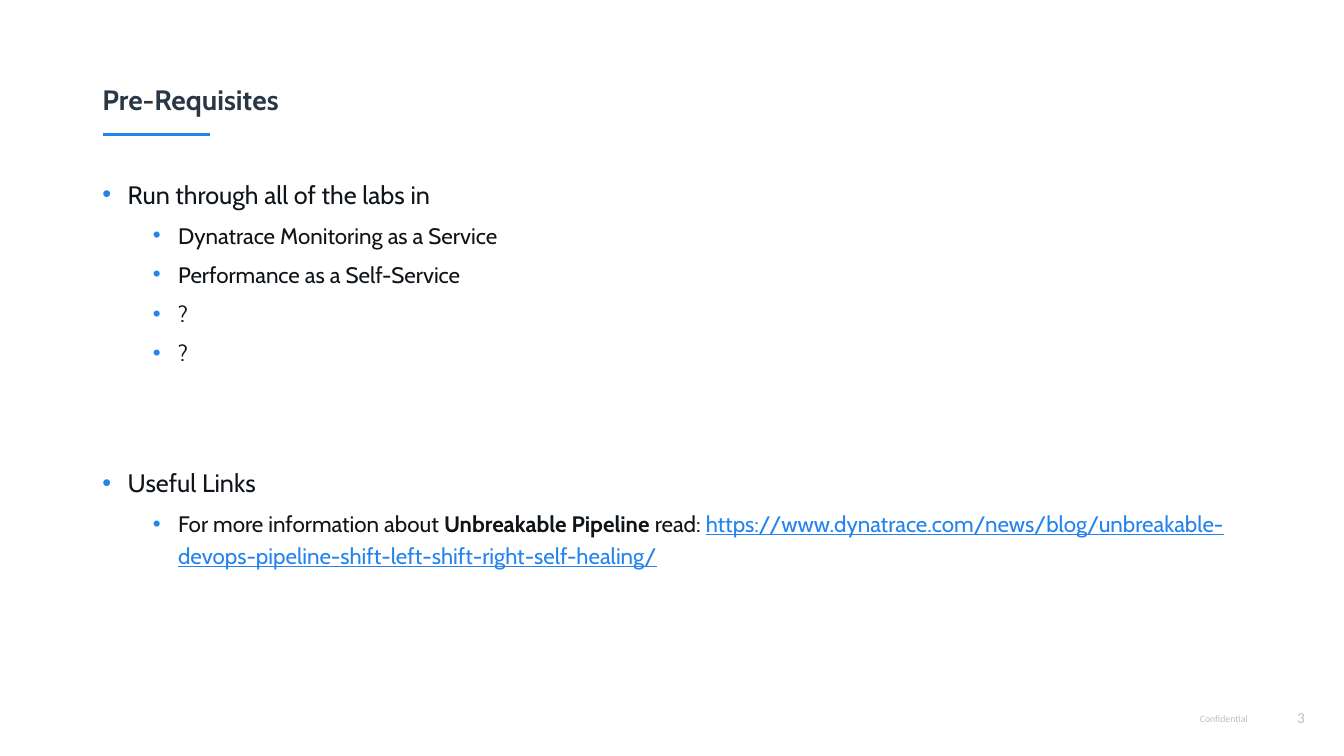
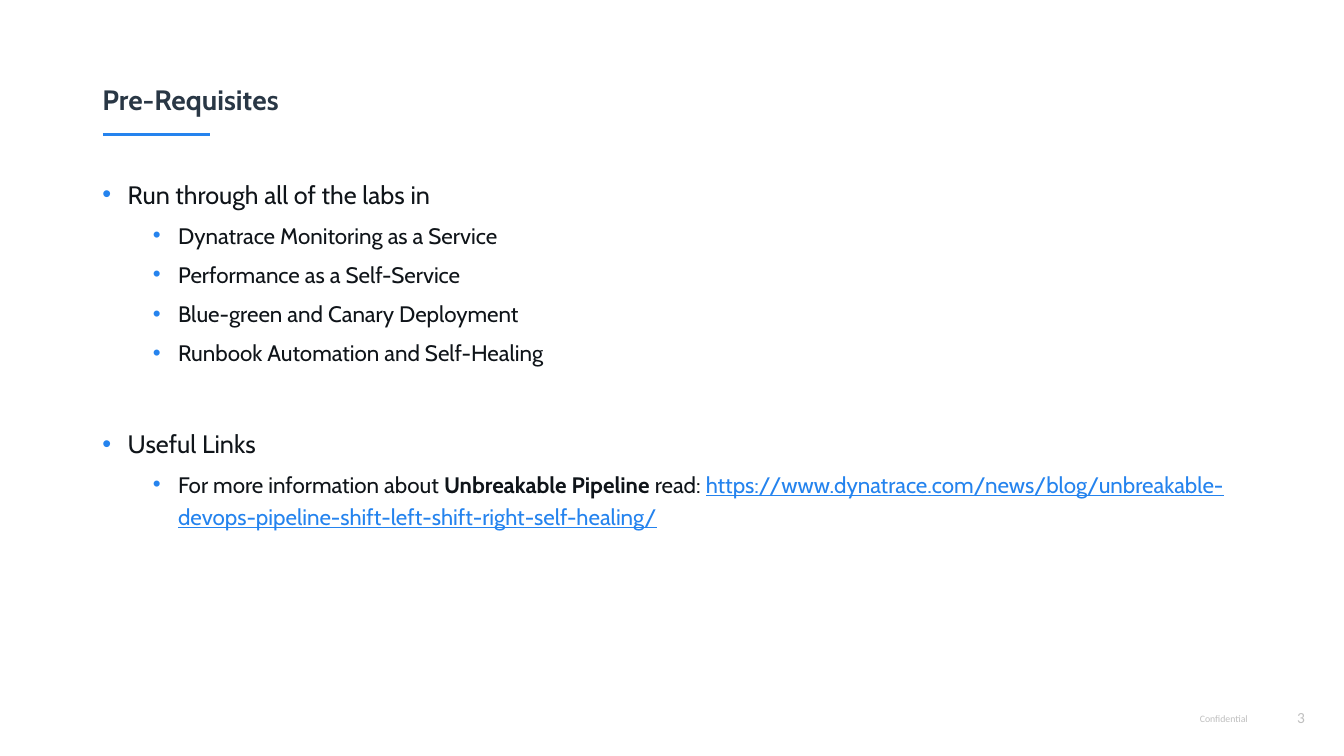
Before and after one commit to thiagobien/ACL, a slide deck: slide 3 of workshop/08_Unbreakable_Delivery_Pipeline/ACMWorkshop_Unbreakable_Delivery_Pipeline.pptx. Drawn at 1344x756 pixels with LibreOffice and Linux fonts; fonts in the diff are those of the drawing; background and template pictures are left out. Boxes give left, top, right and bottom in pixels: in the first picture for what was removed or moved away, otherwise in the second. Text is boxed around its words. In the diff, an @@ line names an element or a change of style, - is before the commit and + after.

```diff
--- a/workshop/08_Unbreakable_Delivery_Pipeline/ACMWorkshop_Unbreakable_Delivery_Pipeline.pptx
+++ b/workshop/08_Unbreakable_Delivery_Pipeline/ACMWorkshop_Unbreakable_Delivery_Pipeline.pptx
@@ text at <box>178,305,543,367</box>: text changed @@
-  • ?
-  • ?
+  • Blue-green and Canary Deployment
+  • Runbook Automation and Self-Healing
```
Also in this commit, not shown: 6 other slides changed, 2 other files.
